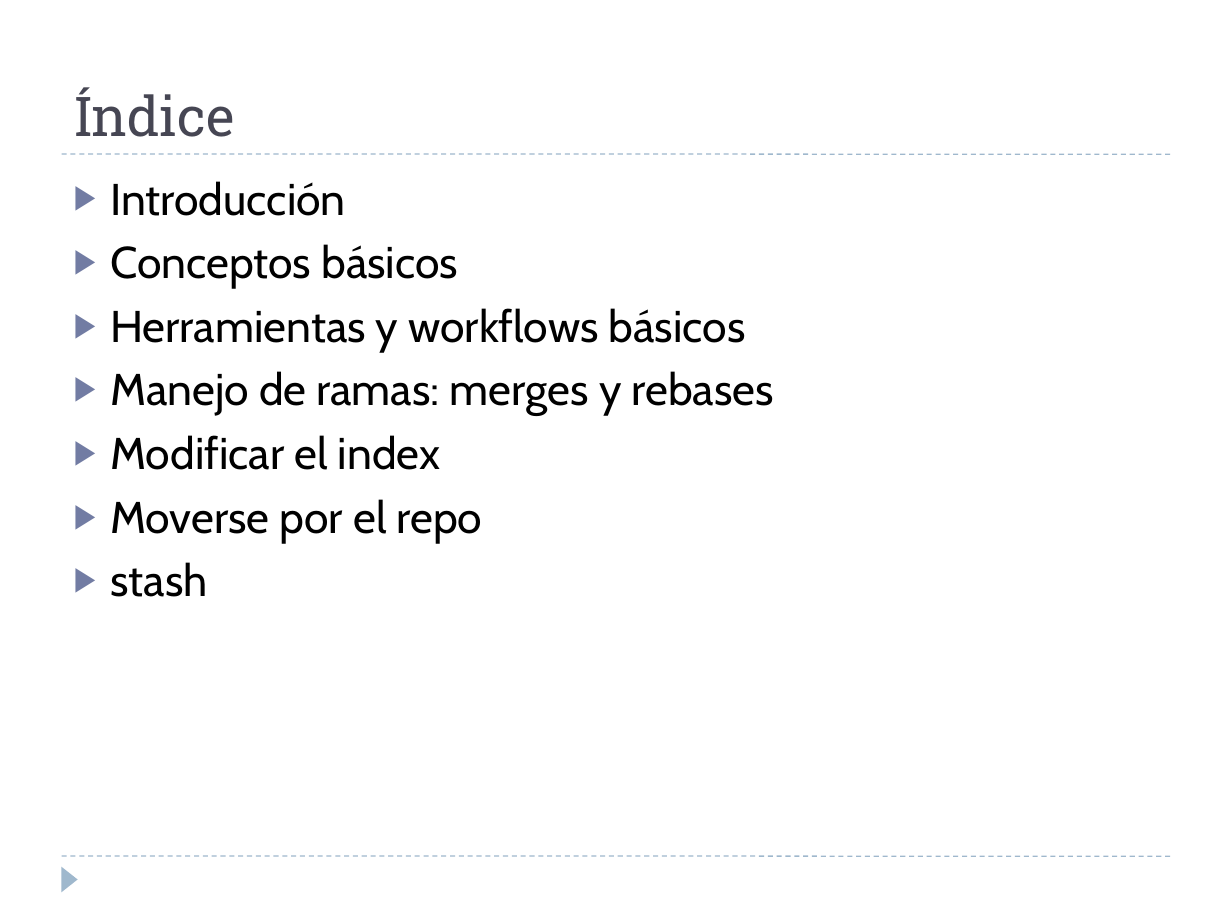
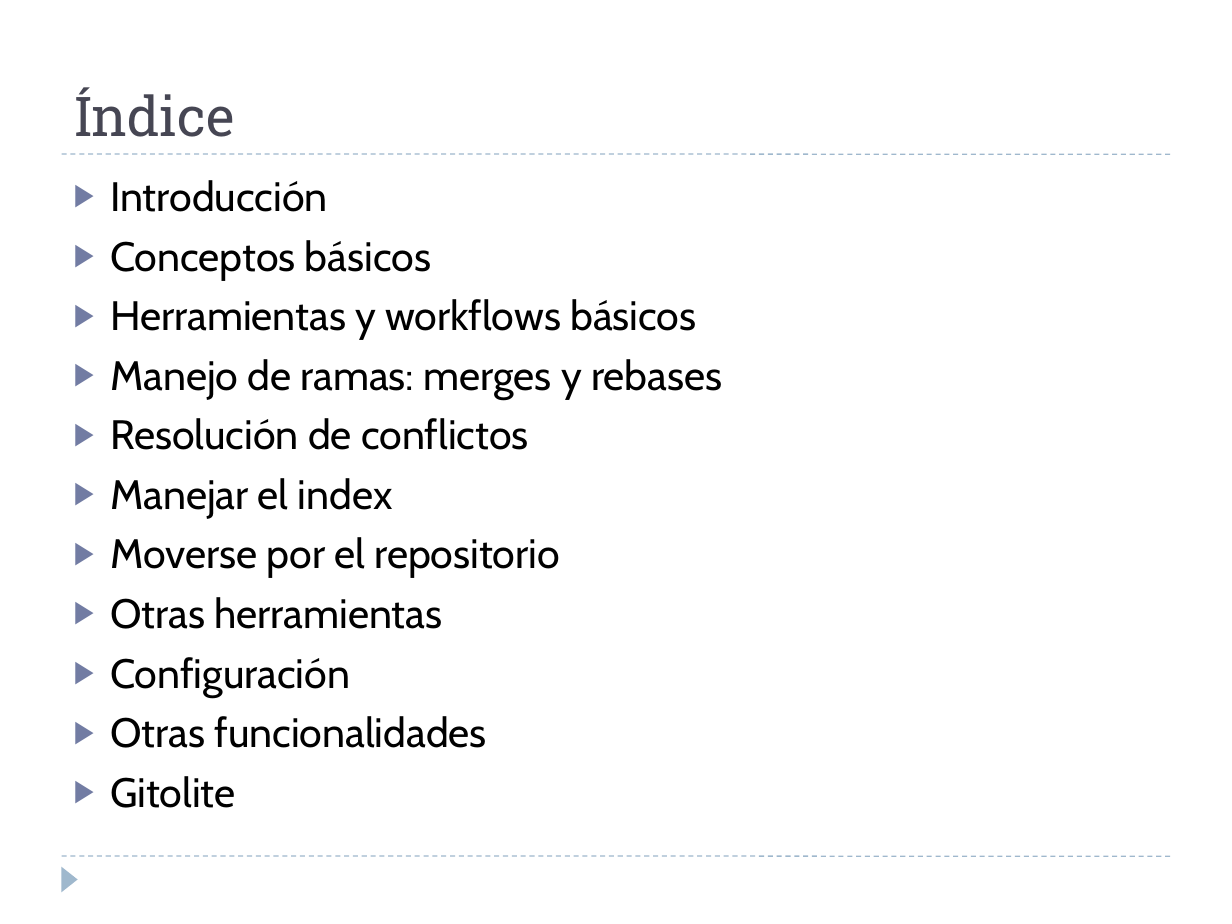
Before and after one commit to martina-if/curso_git, a slide deck: slide 2 of GIT.ppt. Drawn at 1232x924 pixels with LibreOffice and Linux fonts; fonts in the diff are those of the drawing. Boxes give left, top, right and bottom in pixels: in the first picture for what was removed or moved away, otherwise in the second. Text is boxed around its words. In the diff, an @@ line names an element or a change of style, - is before the commit and + after.

```diff
--- a/GIT.ppt
+++ b/GIT.ppt
@@ text at [110, 180, 722, 400]: size 26 to 24 pt in "Introducción", "Conceptos básicos", "Herramientas y workflows básicos", "Manejo de ramas: merges y rebases" @@
@@ text at [110, 418, 559, 808]: text changed; size 26 to 24 pt @@
-▶ Modificar el index
-▶ Moverse por el repo
-▶ stash
+▶ Resolución de conflictos
+▶ Manejar el index
+▶ Moverse por el repositorio
+▶ Otras herramientas
+▶ Configuración
+▶ Otras funcionalidades
+▶ Gitolite
```
Also in this commit, not shown: 4 other slides changed, 3 slides added, 3 slides removed.
